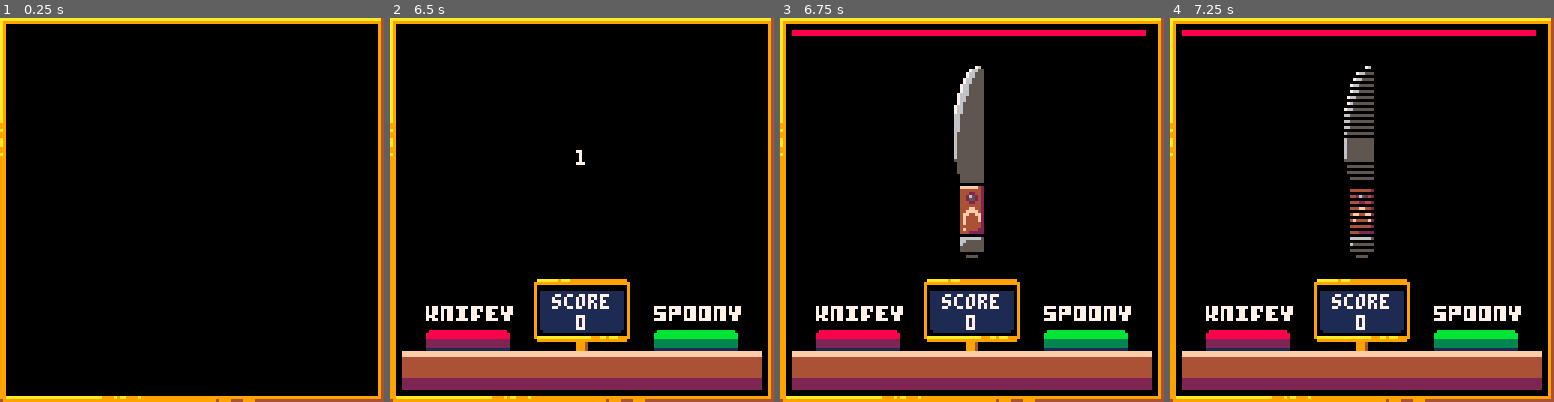
Above: before the commit, frames 1-4 (left to right).
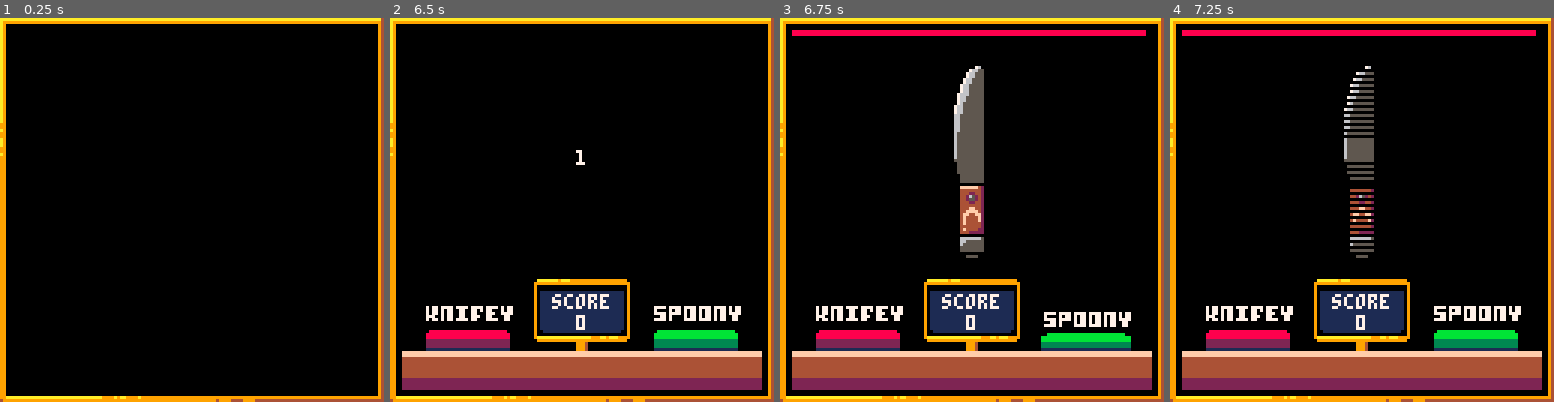
Above: after the commit, the same moments.

Repository: Jonic/knifey-spoony
Game: PICO-8 cartridge knifey-spoony.p8
Same seed, same stepped clock (60 frames per second), same inputs: the game is played once before the commit and once after it.
Inputs:
- Up to frame 1 (0.25 s): no input
- Up to frame 2 (6.5 s): tap X (X key) at 0.33, 1.07, 1.85, 2.97, 4.08, 5.2, 6.32 s; tap O (Z key) at 0.7, 1.7, 2.1, 2.5, 2.9, 3.3, 3.7, 4.1, 4.5, 4.9, 5.3, 5.7, 6.1 s; hold Right 1.6-2.1 s; hold Right 2.47-3.03 s; hold Left 3.08-3.58 s; hold Right 4.02-4.68 s; hold Left 5.08-5.68 s; hold Right from 6.08 s (still down)
- Up to frame 3 (6.75 s): tap O (Z key) at 6.5 s; release Right at 6.58 s; hold Right from 6.63 s (still down)
- Up to frame 4 (7.25 s): tap O (Z key) at 6.9 s; release Right at 7.13 s

Frames 1-2 are identical in both runs. In frame 3, 1.0% of the frame differs, in the area x 67-92%, y 75-87%; in frame 4, nothing differs.

Commit message:
Round failed doesn’t reset button animations

Diff:
--- a/knifey-spoony.p8
+++ b/knifey-spoony.p8
@@ -971,21 +971,15 @@
   end
 
   s.reset = function()
-    s.reset_button_animations()
-
-    s.score_display = nil
-    s.failed_state  = copy(s.defaults.failed_state)
-    s.timeout       = copy(s.defaults.timeout)
+    s.button_animations = clone(s.defaults.button_animations)
+    s.score_display     = nil
+    s.failed_state      = copy(s.defaults.failed_state)
+    s.timeout           = copy(s.defaults.timeout)
 
     reset_globals()
   end
 
-  s.reset_button_animations = function()
-    s.button_animations = clone(s.defaults.button_animations)
-  end
-
   s.round_failed = function()
-    s.reset_button_animations()
     s.failed_state.animating = true
     s.failed_state.flash     = true
   end
